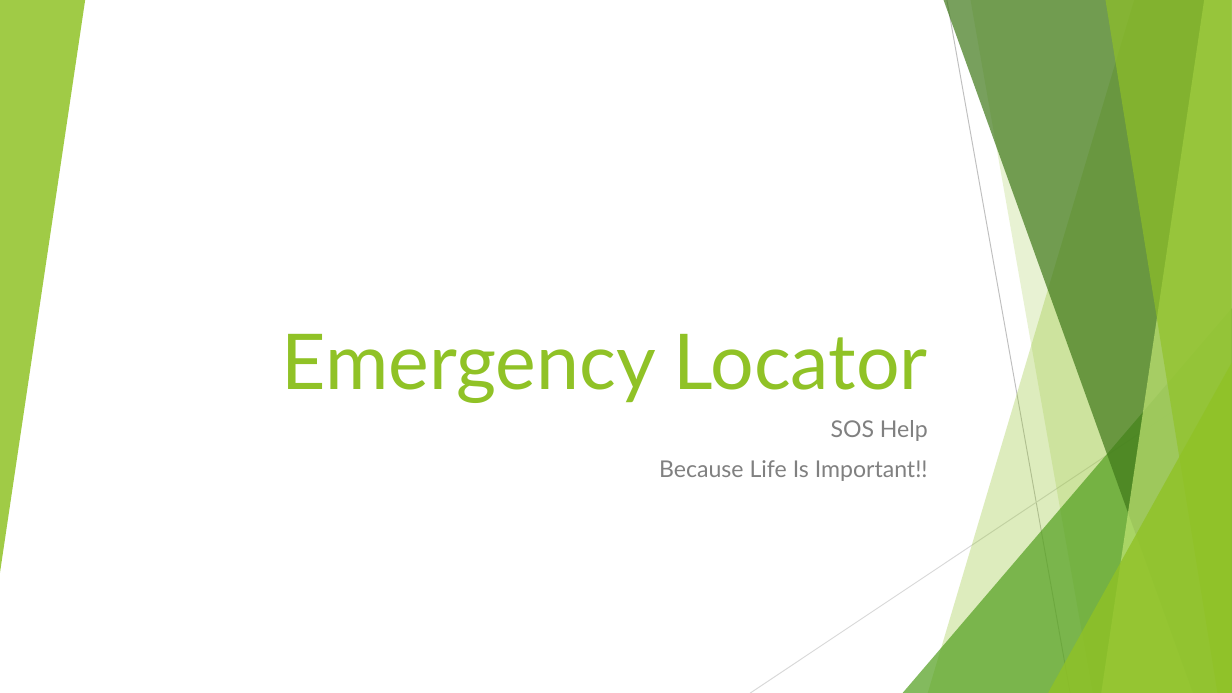
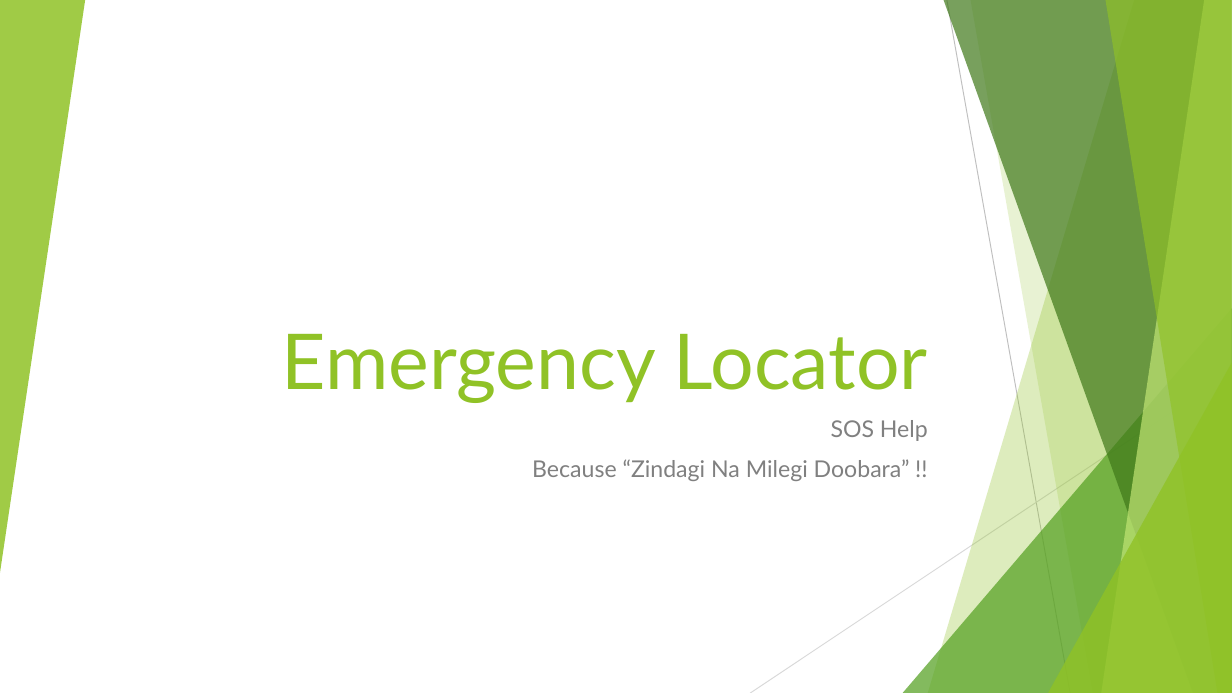
Before and after one commit to manthan29jamdagni/EmergencySOS, a slide deck: slide 1 of PROJECT ABSTRACT & PRESENTATION/Emergency Locator.pptx. Drawn at 1232x693 pixels with LibreOffice and Linux fonts; fonts in the diff are those of the drawing. Boxes give left, top, right and bottom in pixels: in the first picture for what was removed or moved away, otherwise in the second. Text is boxed around its words. In the diff, an @@ line names an element or a change of style, - is before the commit and + after.

```diff
--- a/PROJECT ABSTRACT & PRESENTATION/Emergency Locator.pptx
+++ b/PROJECT ABSTRACT & PRESENTATION/Emergency Locator.pptx
@@ subtitle at bbox=[532, 459, 910, 481]: text changed @@
-Because Life Is Important!!
+Because “Zindagi Na Milegi Doobara” !!
```
Also in this commit, not shown: 2 other slides changed, 1 slide added, 1 other file.
